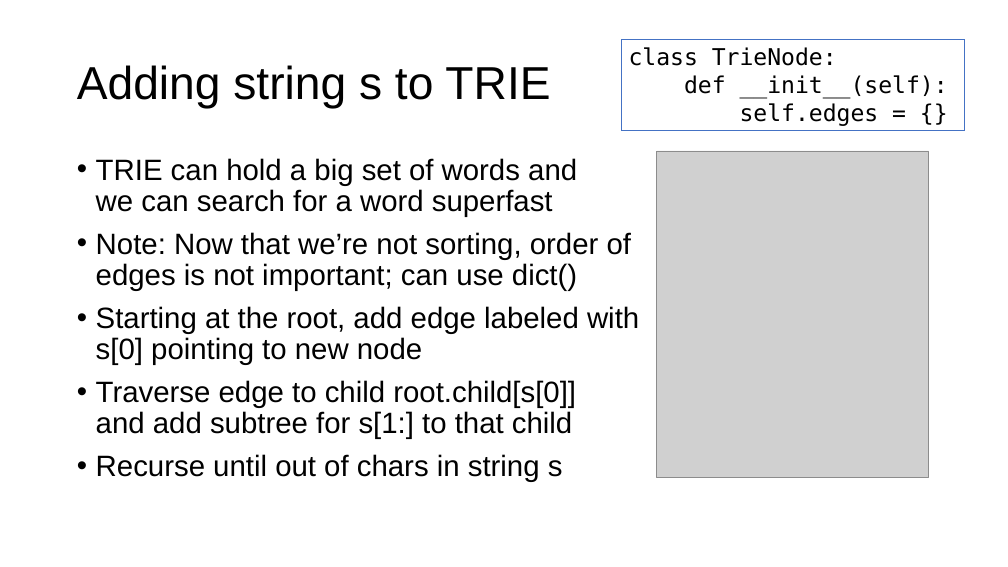
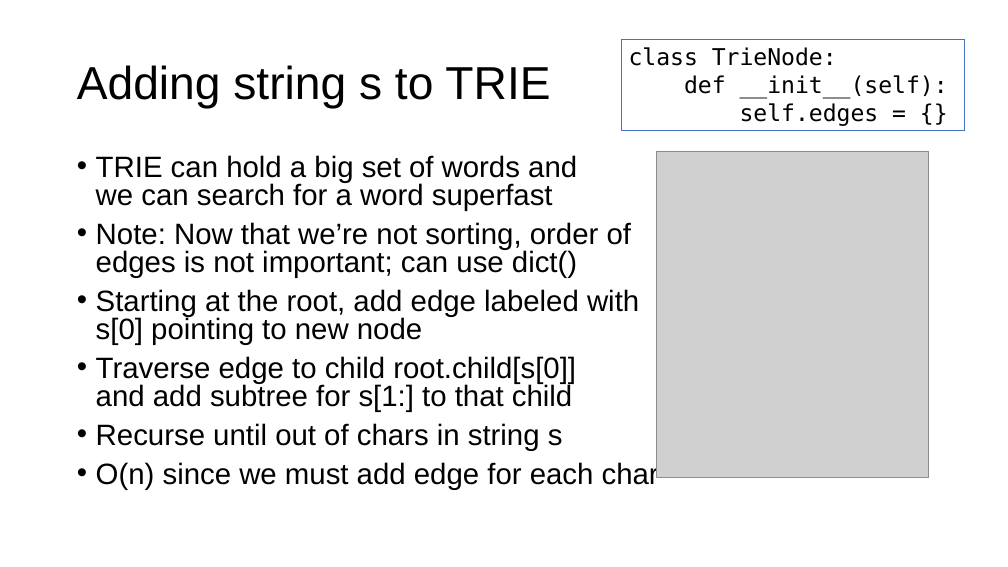
Before and after one commit to parrt/msds689, a slide deck: slide 11 of notes/searching.pptx. Drawn at 1008x567 pixels with LibreOffice and Linux fonts; fonts in the diff are those of the drawing; grey boxes stand for pictures; background and template pictures are left out. Boxes give left, top, right and bottom in pixels: in the first picture for what was removed or moved away, otherwise in the second. Text is boxed around its words. In the diff, an @@ line names an element or a change of style, - is before the commit and + after.

```diff
--- a/notes/searching.pptx
+++ b/notes/searching.pptx
@@ text at [96,155,639,451]: line spacing 0.9 to 0.8 @@
@@ text at [96,460,659,489]: paragraph added @@
+• O(n) since we must add edge for each char
```
Also in this commit, not shown: 7 other slides changed, 3 other files.
